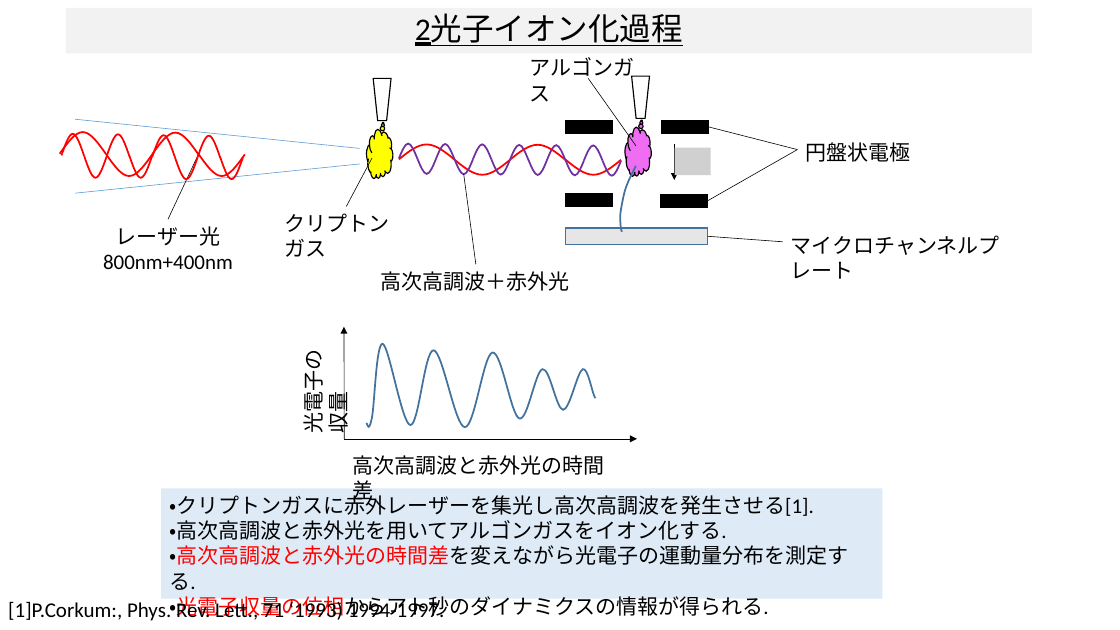
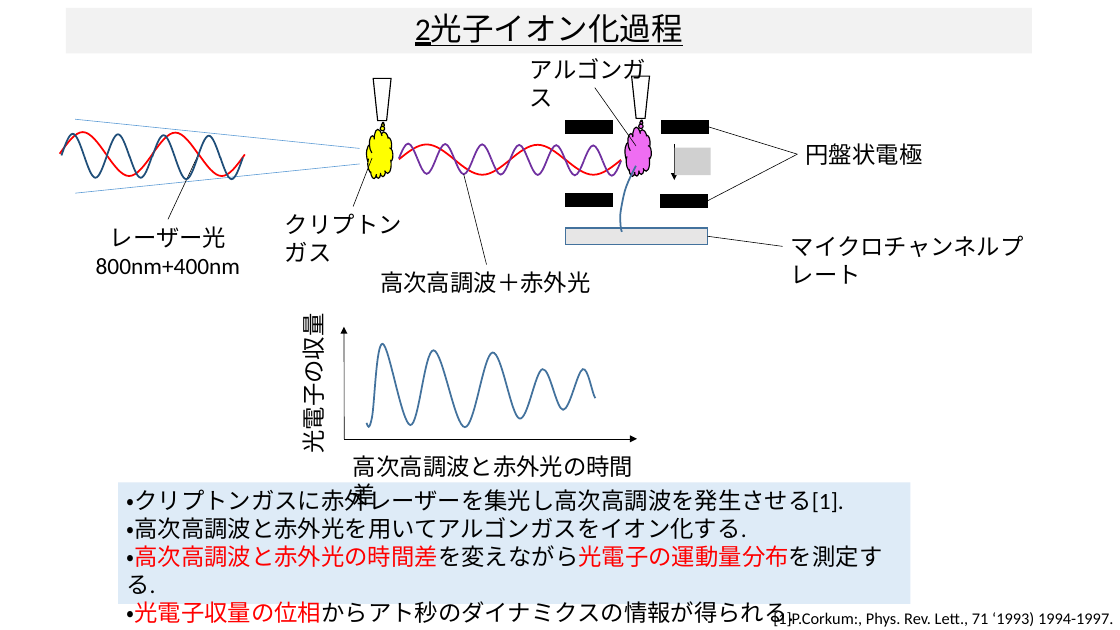
Before and after one commit to Appelingo/Data_Analyze, a slide deck: slide 2 of 河西_発表_0204.pptx. Drawn at 1120x630 pixels with LibreOffice and Linux fonts; fonts in the diff are those of the drawing; grey boxes stand for pictures. Boxes give left, top, right and bottom in pixels: in the first picture for what was removed or moved away, otherwise in the second. Text is boxed around its words. In the diff, an @@ line names an element or a change of style, - is before the commit and + after.

```diff
--- a/河西_発表_0204.pptx
+++ b/河西_発表_0204.pptx
@@ line moved from (636, 146) - (588, 78) to (636, 146) - (595, 87) @@
@@ line moved from (709, 127) - (797, 150) to (709, 127) - (797, 155) @@
@@ outline #FF0000 1.5 pt to #1F4E79 1.5 pt in 8 elements at [152,135,175,157], [175,157,197,179], [197,136,220,158], [220,157,243,179], [61,134,84,155], [84,155,107,177], [107,134,129,156], [129,155,152,177] @@
@@ line moved from (372, 158) - (346, 207) to (372, 158) - (353, 207) @@
@@ line moved from (464, 174) - (476, 265) to (464, 174) - (486, 265) @@
@@ line moved from (708, 201) - (797, 150) to (708, 201) - (797, 155) @@
@@ text "レーザー光": place and size @@
-text "レーザー光" at [103,226,233,269]
+text "レーザー光" at [96,226,240,274]
@@ line moved from (708, 236) - (783, 242) to (708, 236) - (783, 246) @@
@@ size 18 to 20 pt in 8 elements at [285,213,402,262], [806,143,923,165], [530,58,646,107], [380,271,590,293], [791,235,1024,284], [96,226,240,274], [353,455,633,477], [295,327,329,449] @@
@@ text "光電子の収量": place and size @@
-text "光電子の収量" at [297,357,352,432]
+text "光電子の収量" at [295,327,329,449]
@@ rectangle "・クリプトンガスに赤外レーザーを集光し高次高調波を発生させる[1].": place and size @@
-rectangle "・クリプトンガスに赤外レーザーを集光し高次高調波を発生させる[1]." at [161,488,883,598]
+rectangle "・クリプトンガスに赤外レーザーを集光し高次高調波を発生させる[1]." at [118,482,911,604]
@@ rectangle "・クリプトンガスに赤外レーザーを集光し高次高調波を発生させる[1]." at [118,482,911,604]: size 18 to 20 pt; text colour #000000 to #FF0000 in "・高次高調波と赤外光の時間差を変えながら光電子の運動量分布を測定する." @@
@@ text "[1]P.Corkum:, Phys. Rev. Lett., 71 ...": place and size @@
-text "[1]P.Corkum:, Phys. Rev. Lett., 71 ..." at [8,600,445,621]
+text "[1]P.Corkum:, Phys. Rev. Lett., 71 ..." at [773,611,1113,627]
@@ text "[1]P.Corkum:, Phys. Rev. Lett., 71 ..." at [773,611,1113,627]: size 18 to 14 pt @@
```
Also in this commit, not shown: 12 other slides changed, 9 slides added, 9 slides removed, 9 other files.
